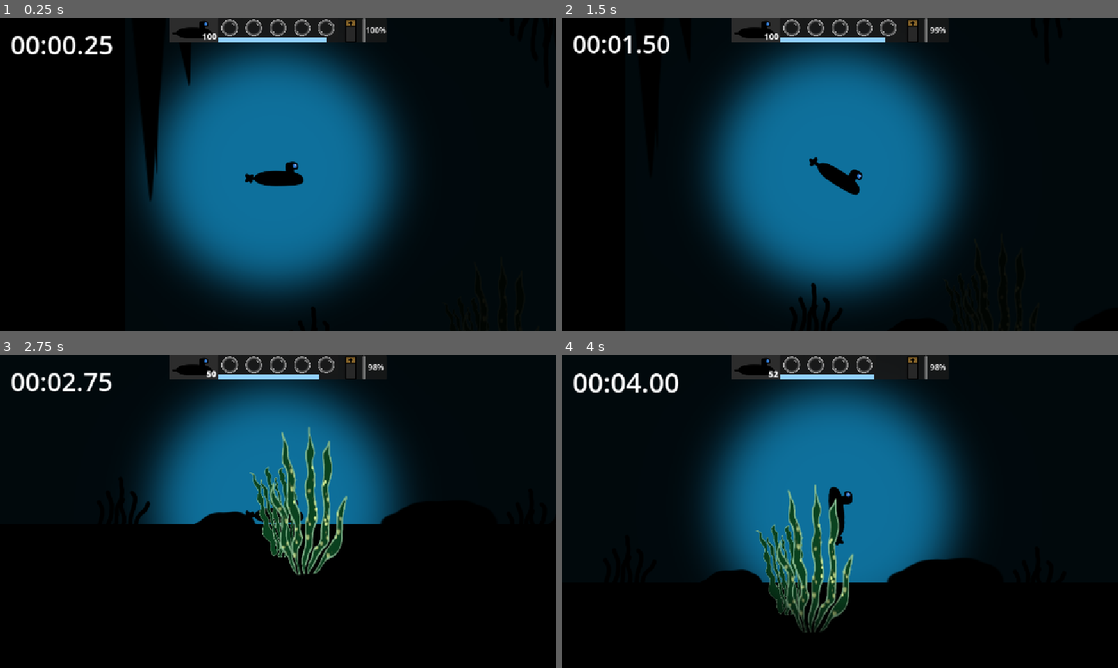
Above: before the commit, frames 1-4 (two rows, left to right).
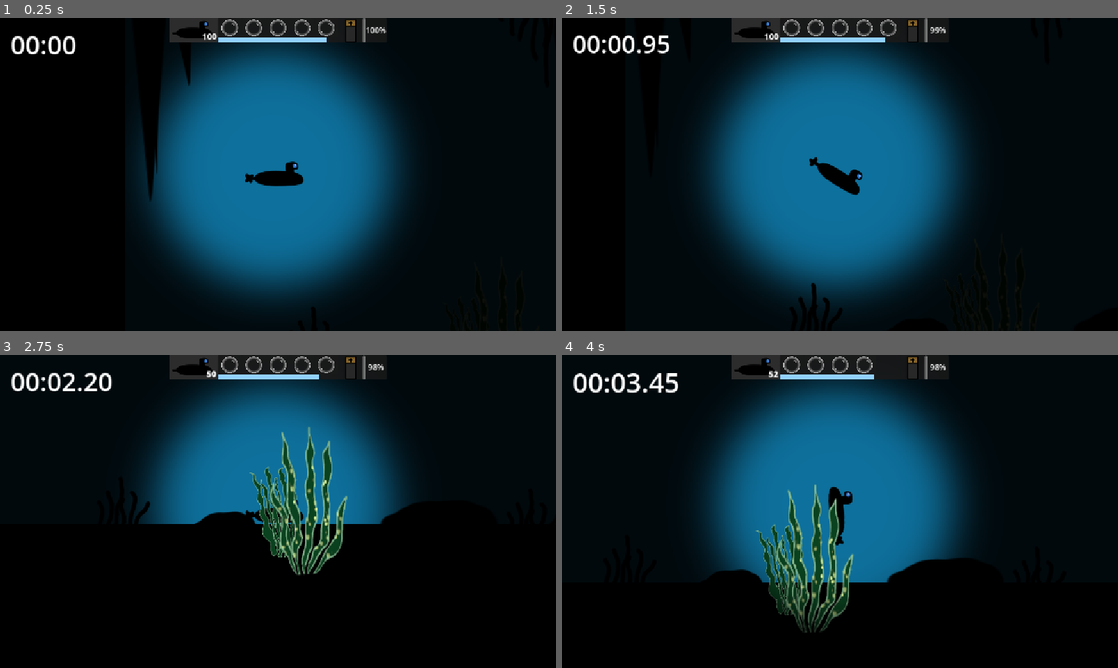
Above: after the commit, the same moments.

Repository: EddieRowe/godot-wild-jam-82
Game: Godot game, scene res://levels/level_1.tscn
The game is run twice, just before and just after one commit, with the same random seed, the same clock (stepped at 60 frames per second) and the same inputs. This scene is started directly instead of the project's main scene.
Inputs:
- Up to frame 1 (0.25 s): no input
- Up to frame 2 (1.5 s): tap Enter (ui_accept) at 0.5, 0.77 s; hold Right (ui_right) 0.53-1.28 s; hold Down (ui_down) from 1.28 s (still down)
- Up to frame 3 (2.75 s): tap Enter (ui_accept) at 1.52 s; release Down (ui_down) at 2.03 s; hold Right (ui_right) from 2.03 s (still down)
- Up to frame 4 (4 s): release Right (ui_right) at 2.78 s; hold Up (ui_up) 2.78-3.53 s; tap Enter (ui_accept) at 3.02, 3.77 s; hold Left (ui_left) from 3.53 s (still down)

The runs differ from the first frame. In frame 1, 0.2% of the frame differs, in the area x 14-21%, y 5-12%; in frame 2, 0.2%; in frame 3, 0.1%; in frame 4, 0.3%, in the area x 11-21%, y 5-13%.

Commit message:
add game_started signal to control health/oxygen/timer

Diff:
--- a/prefabs/in_game_timer_canvas_layer.tscn
+++ b/prefabs/in_game_timer_canvas_layer.tscn
@@ -1,34 +1,6 @@
 [gd_scene load_steps=6 format=3 uid="uid://boaipqmv57708"]
 
 [ext_resource type="Script" uid="uid://vt1vgyveka0j" path="res://scripts/ui/ingame_timer.gd" id="1_ufxsp"]
-
-[sub_resource type="Animation" id="Animation_ufxsp"]
-resource_name = "timer_run"
-loop_mode = 1
-tracks/0/type = "value"
-tracks/0/imported = false
-tracks/0/enabled = true
-tracks/0/path = NodePath("..:scale")
-tracks/0/interp = 1
-tracks/0/loop_wrap = true
-tracks/0/keys = {
-"times": PackedFloat32Array(0, 0.5, 1),
-"transitions": PackedFloat32Array(1, 1, 1),
-"update": 0,
-"values": [Vector2(1, 1), Vector2(0.91, 0.91), Vector2(1, 1)]
-}
-tracks/1/type = "value"
-tracks/1/imported = false
-tracks/1/enabled = true
-tracks/1/path = NodePath(".:theme_override_colors/default_color")
-tracks/1/interp = 1
-tracks/1/loop_wrap = true
-tracks/1/keys = {
-"times": PackedFloat32Array(0),
-"transitions": PackedFloat32Array(1),
-"update": 0,
-"values": [Color(1, 1, 1, 1)]
-}
 
 [sub_resource type="Animation" id="Animation_ubat8"]
 length = 0.001
@@ -72,6 +44,34 @@
 "values": [Color(0.679015, 2.86378e-06, 2.88785e-07, 1)]
 }
 
+[sub_resource type="Animation" id="Animation_ufxsp"]
+resource_name = "timer_run"
+loop_mode = 1
+tracks/0/type = "value"
+tracks/0/imported = false
+tracks/0/enabled = true
+tracks/0/path = NodePath("..:scale")
+tracks/0/interp = 1
+tracks/0/loop_wrap = true
+tracks/0/keys = {
+"times": PackedFloat32Array(0, 0.5, 1),
+"transitions": PackedFloat32Array(1, 1, 1),
+"update": 0,
+"values": [Vector2(1, 1), Vector2(0.91, 0.91), Vector2(1, 1)]
+}
+tracks/1/type = "value"
+tracks/1/imported = false
+tracks/1/enabled = true
+tracks/1/path = NodePath(".:theme_override_colors/default_color")
+tracks/1/interp = 1
+tracks/1/loop_wrap = true
+tracks/1/keys = {
+"times": PackedFloat32Array(0),
+"transitions": PackedFloat32Array(1),
+"update": 0,
+"values": [Color(1, 1, 1, 1)]
+}
+
 [sub_resource type="AnimationLibrary" id="AnimationLibrary_e2cb4"]
 _data = {
 &"RESET": SubResource("Animation_ubat8"),
--- a/scripts/health.gd
+++ b/scripts/health.gd
@@ -9,10 +9,17 @@
 
 @export var player_movement : PlayerMovement
 
+var running = false
+
 func _ready() -> void:
 	print("health initialised")
+	get_parent().get_node("RigidBody2D").game_started_signal.connect(_game_started)
+
+func _game_started():
+	running = true
 
 func _take_damage(amount: int) -> void:
+	if !running: return
 	print("took damage" + str(amount))
 	current_health -= amount
 	if current_health <= 0:
@@ -23,6 +30,7 @@
 
 
 func _on_repair_timer_timeout() -> void:
+	if !running: return
 	if current_health < max_health and player_movement.can_move:
 		current_health += 1
 		print("repairing")
--- a/scripts/oxygen.gd
+++ b/scripts/oxygen.gd
@@ -12,9 +12,12 @@
 var initOxygen : int = 90
 var currentOxygen : int = 0
 
+var running = false
+
 func _ready() -> void:
 	print("Oxygen initialised")
 	currentOxygen = initOxygen
+	get_parent().get_node("RigidBody2D").game_started_signal.connect(_game_started)
 
 func _consume_oxygen(amount: int) -> void:
 	print("Consume "+str(amount))
@@ -23,7 +26,12 @@
 		currentOxygen = LIMIT_MAX
 	oxygenChanged.emit(currentOxygen)
 
+func _game_started():
+	running = true
+
 func _on_breath_timer_timeout() -> void:
+	if (!running):
+		return
 	if health.is_alive():
 		if currentOxygen > LIMIT_MIN:
 			print("Breathing...")
--- a/scripts/submarine_script.gd
+++ b/scripts/submarine_script.gd
@@ -14,6 +14,8 @@
 var can_move : bool = true
 var game_started: bool = false
 var level : int
+
+signal game_started_signal()
 
 func _ready() -> void:
 	gravity_scale = 0.1
@@ -40,6 +42,7 @@
 	if !game_started and movement:
 		freeze = false
 		game_started = true
+		game_started_signal.emit()
 
 	if game_started:
 		apply_central_force(movement * move_speed)
--- a/scripts/ui/ingame_timer.gd
+++ b/scripts/ui/ingame_timer.gd
@@ -2,7 +2,7 @@
 
 var current_run_time : float = 0.0
 @onready var timer_rich_text_label: RichTextLabel = $PanelContainer/TimerRichTextLabel
-var running = true
+var running = false
 @onready var animation_player: AnimationPlayer = $PanelContainer/TimerRichTextLabel/AnimationPlayer
 var finish_line : Area2D
 
@@ -12,6 +12,7 @@
 	animation_player.play("timer_run")
 	finish_line = get_parent().get_node("FinishLine")
 	finish_line.finished_level.connect(_finished_level)
+	player.game_started_signal.connect(_game_started)
 
 func _player_health_update(newHealth : int) -> void:
 	if newHealth <= 0 and running:
@@ -21,9 +22,13 @@
 func _finished_level():
 	running = false
 
+func _game_started():
+	running = true
+
 func _process(delta: float) -> void:
-	current_run_time += delta
-	_update_ui()
+	if running:
+		current_run_time += delta
+		_update_ui()
 
 func _update_ui() -> void:
 	if (!running):
